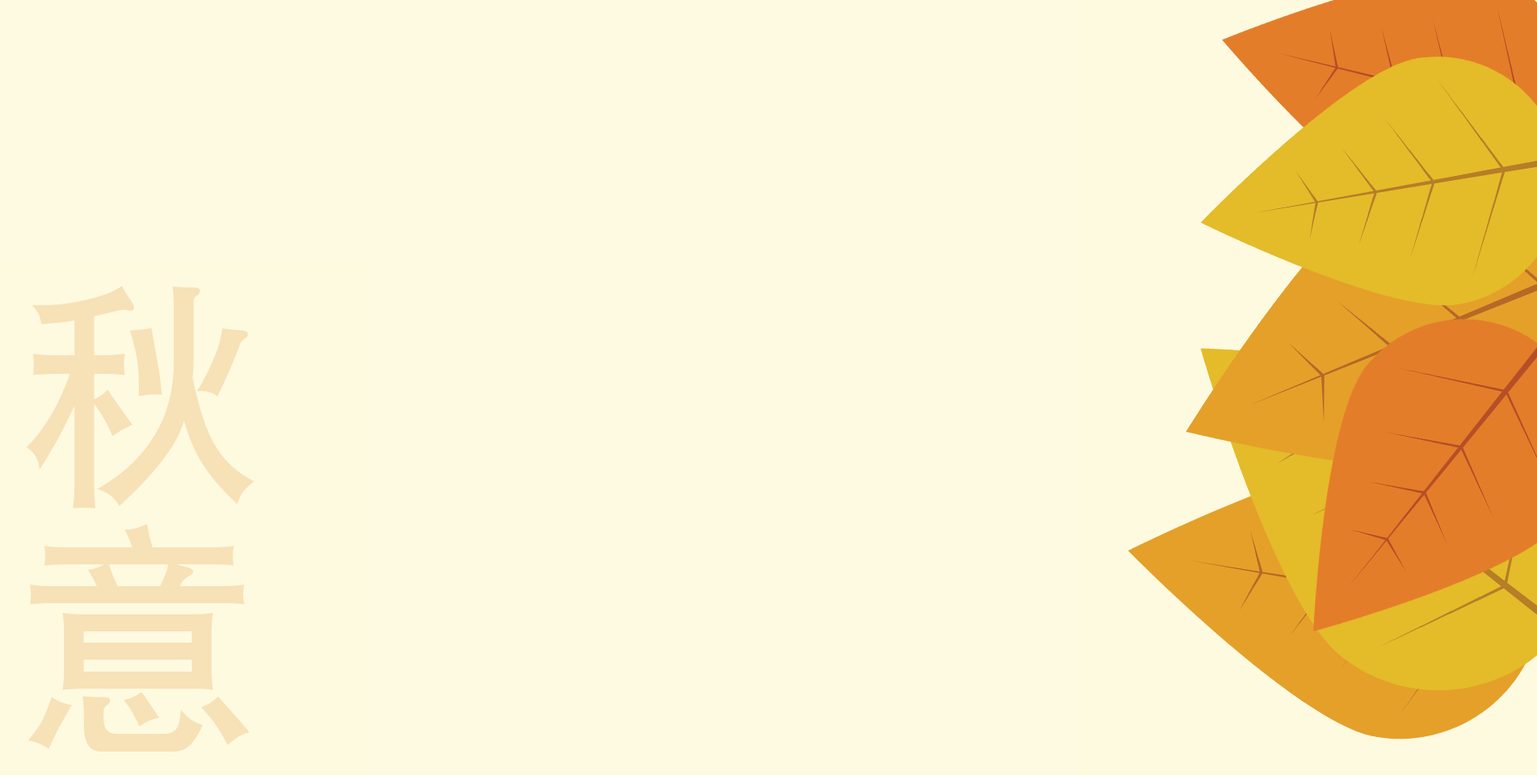
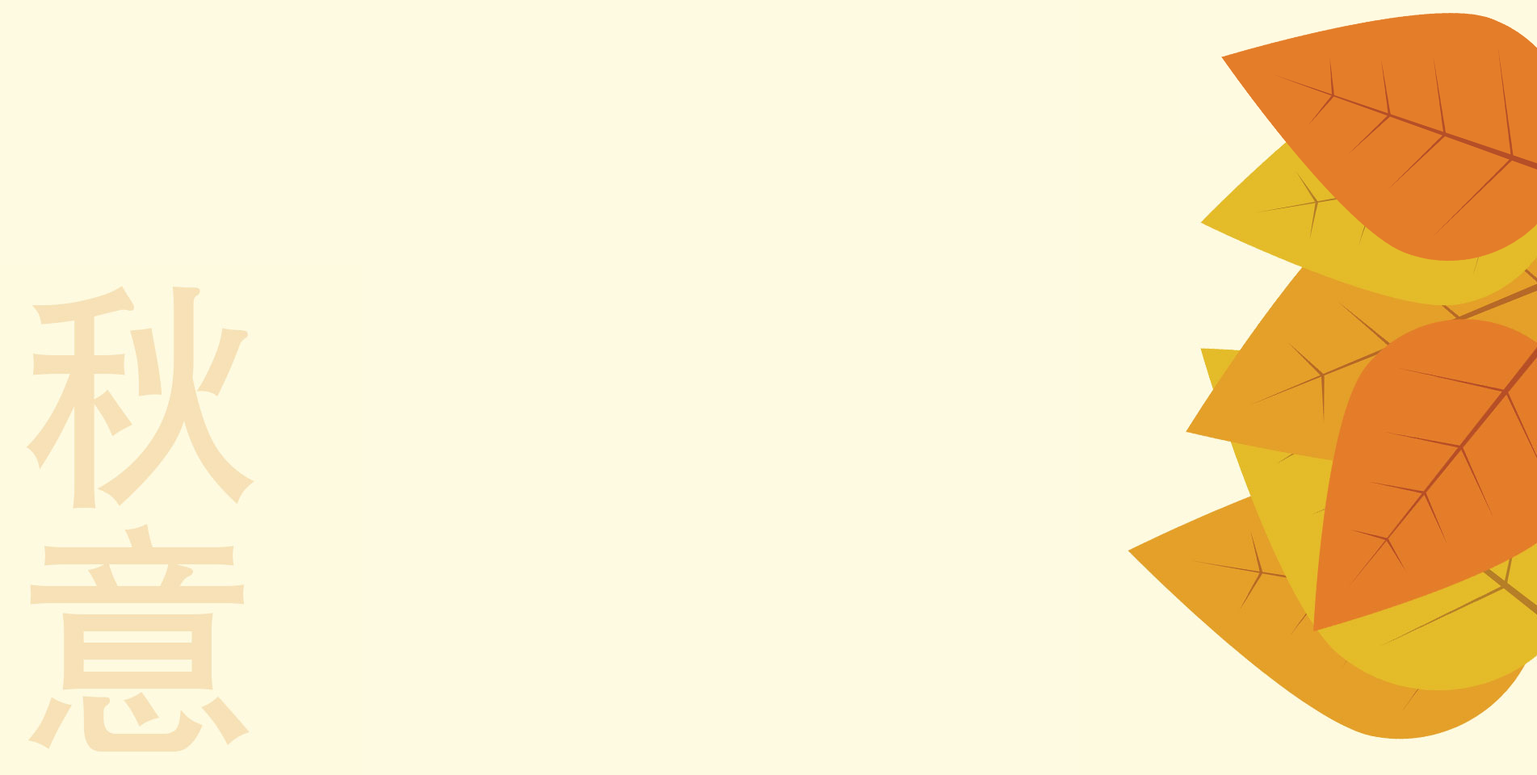
Layers edited between the first and the second (1537, 775) image:
removed layer "autumnleaves" (1st of 2) over [1312, 318, 1537, 633]
renamed "autumnleaves-2" to "autumnleaves", painted on it over [1200, 12, 1537, 307]
removed layer "autumnleaves-1" (1st of 2) over [1185, 159, 1537, 473]
removed layer "autumnleaves" (2nd of 2) over [1221, 0, 1537, 223]
removed layer "autumnleaves-2" (2nd of 2) over [1200, 348, 1537, 692]
removed layer "autumnleaves-1" (2nd of 2) over [1127, 453, 1537, 740]
removed layer "秋意" (was 30%) over [25, 285, 255, 752]
painted on "圖層 0" over [25, 0, 1537, 756]
